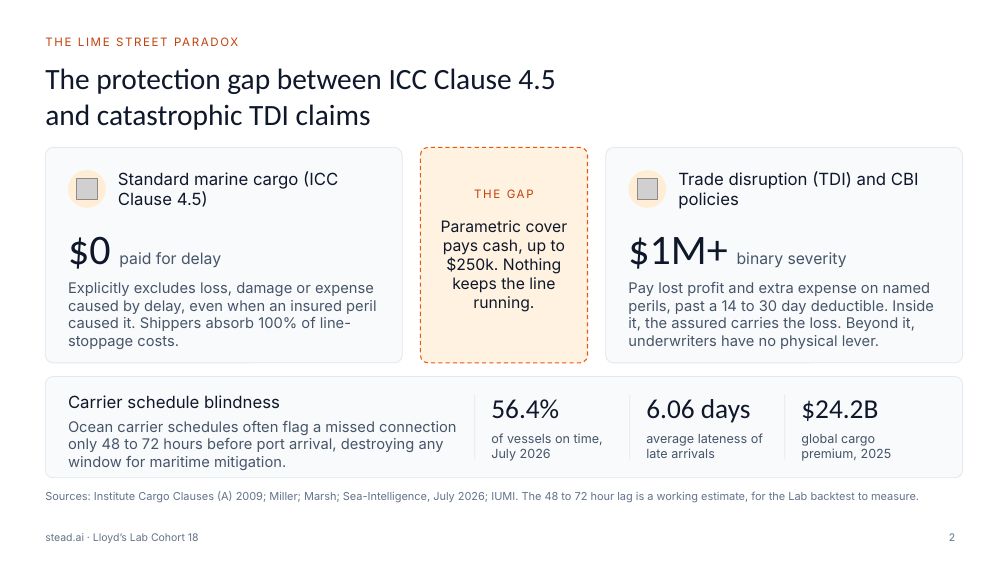
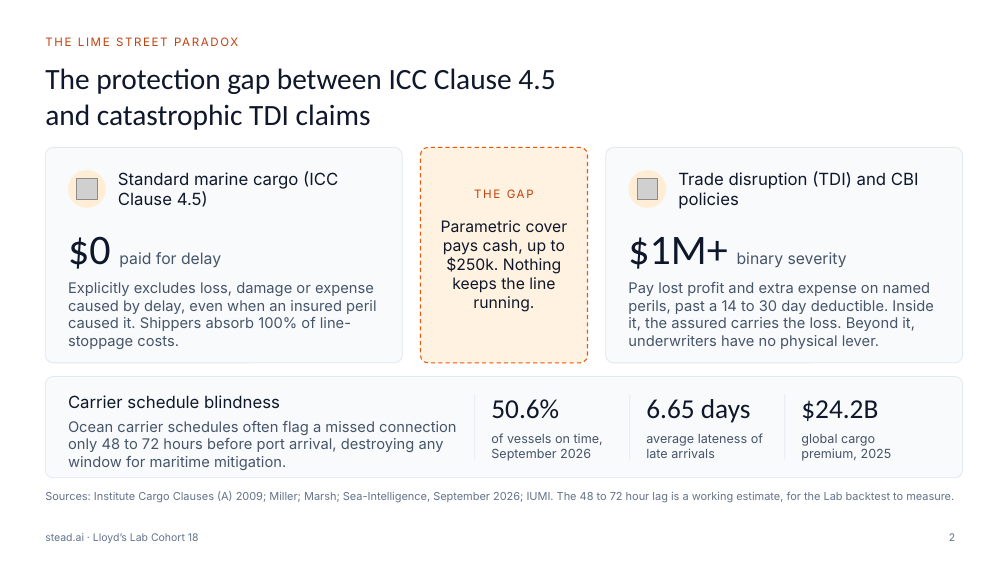
Before and after one commit to UdiRuni/stead-ai, a slide deck: slide 2 of docs/deck/stead.ai_Stock_Swap_Pitch_Deck_Short.pptx. Drawn at 1008x567 pixels with LibreOffice and Linux fonts; fonts in the diff are those of the drawing; grey boxes stand for pictures. Boxes give left, top, right and bottom in pixels: in the first picture for what was removed or moved away, otherwise in the second. Text is boxed around its words. In the diff, an @@ line names an element or a change of style, - is before the commit and + after.

```diff
--- a/docs/deck/stead.ai_Stock_Swap_Pitch_Deck_Short.pptx
+++ b/docs/deck/stead.ai_Stock_Swap_Pitch_Deck_Short.pptx
@@ text at <box>491,399,559,419</box>: text changed @@
-56.4%
+50.6%
@@ text at <box>646,399,751,423</box>: text changed @@
-6.06 days
+6.65 days
@@ text at <box>491,433,603,461</box>: text changed @@
-of vessels on time, July 2026
+of vessels on time, September 2026
@@ text at <box>45,491,954,502</box>: text changed @@
-Sources: Institute Cargo Clauses (A) 2009; Miller; Marsh; Sea-Intelligence, July 2026; IUMI. The 48 to 72 hour lag is a working estimate, for the Lab backtest to measure.
+Sources: Institute Cargo Clauses (A) 2009; Miller; Marsh; Sea-Intelligence, September 2026; IUMI. The 48 to 72 hour lag is a working estimate, for the Lab backtest to measure.
```
Also in this commit, not shown: 2 other slides changed, 2 other files.
